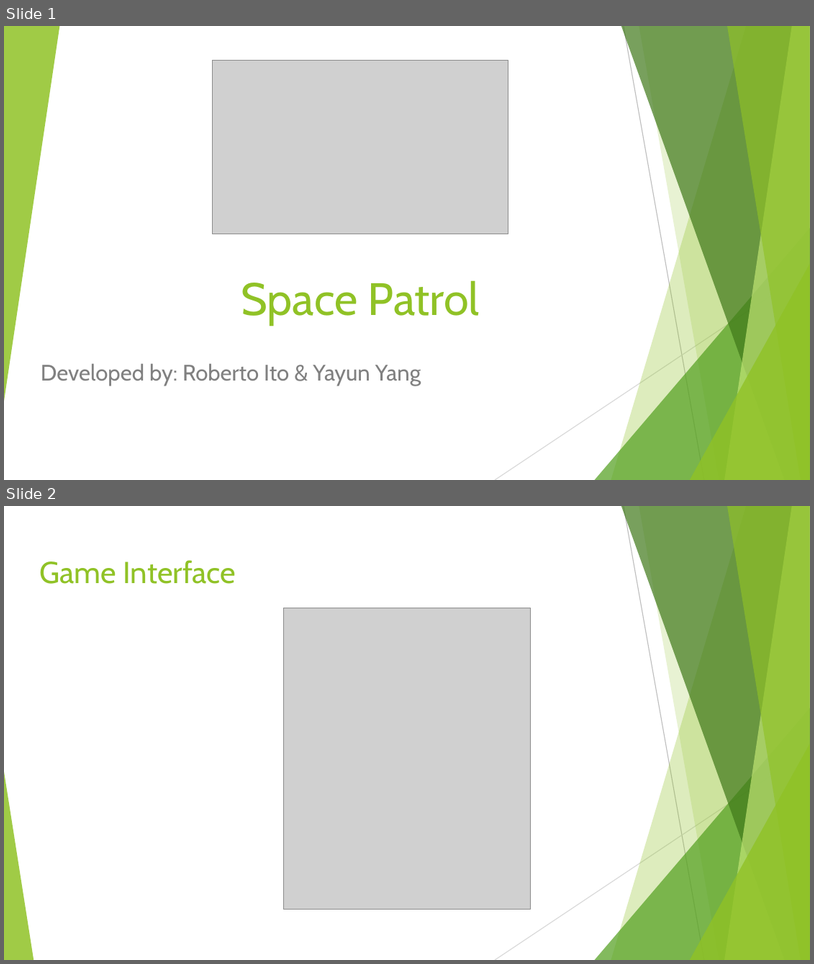
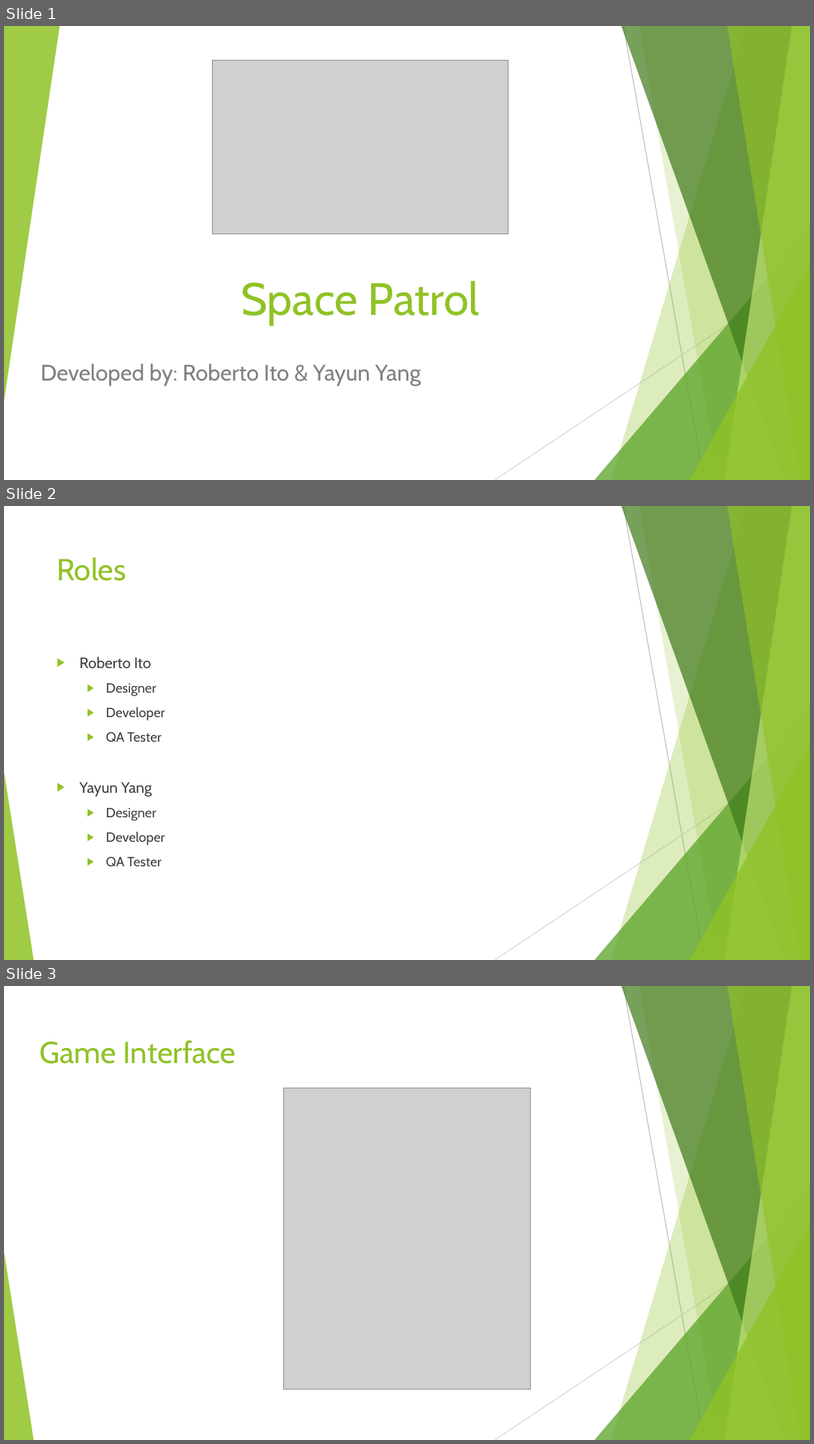
Before and after one commit to RobertoIto/COMP397-002-SpacePatrol, a slide deck: COMP 397 - Project Presentation.pptx. Shown one above the other, each under a label of ours: slides 1 and 2 before the commit, slides 1, 2 and 3 after it. The pictures are 814x964 and 814x1444 pixels, drawn with LibreOffice and Linux fonts; fonts in the diff are those of the drawing; grey boxes stand for pictures. Boxes give left, top, right and bottom in pixels: in the first picture for what was removed or moved away, otherwise in the second. Text is boxed around its words. In the diff, an @@ line names an element or a change of style, - is before the commit and + after.

```diff
--- a/COMP 397 - Project Presentation.pptx
+++ b/COMP 397 - Project Presentation.pptx
@@ slide 2 added at box(4, 506, 810, 960), background #FFFFFF; not listed: 10 template elements that a slide beside it also shows @@
@@ title added at box(57, 557, 126, 581), 27 pt, text #90C226 @@
+Roles
@@ text added at box(80, 656, 165, 867), 12 pt, text #404040 @@
+▶ Roberto Ito
+  ▶ Designer
+  ▶ Developer
+  ▶ QA Tester
+▶ Yayun Yang
+  ▶ Designer
+  ▶ Developer
+  ▶ QA Tester
@@ what was slide 2 is now slide 3 @@
```
Also in this commit, not shown: 3 other slides added.
